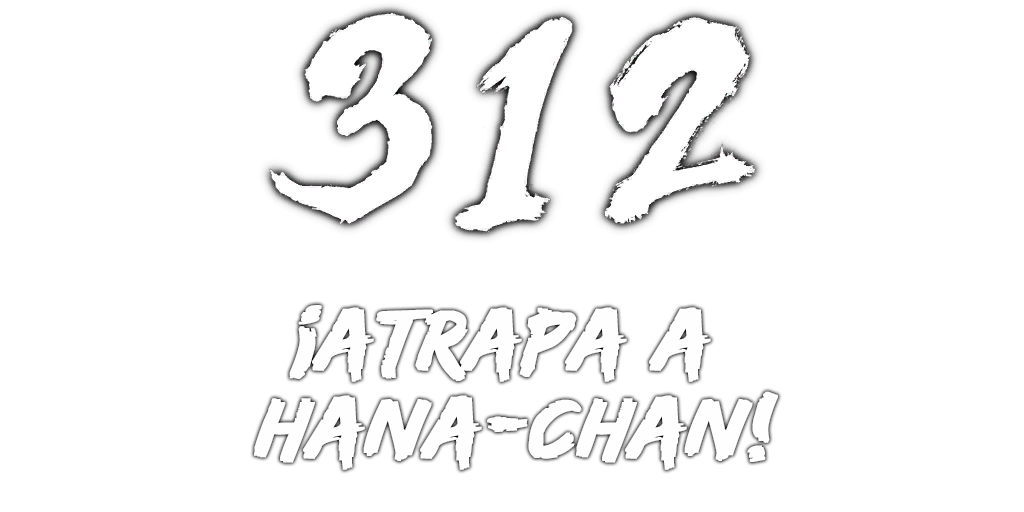
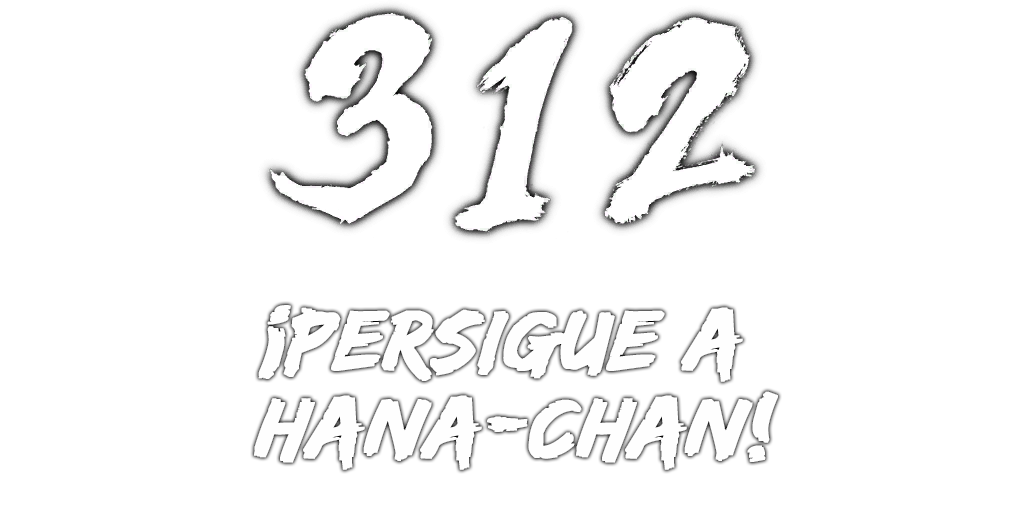
Before/after of a 1024 × 512 layered artwork. What changed in the layer stack:
renamed "¡atrapa a hana-chan!" to "¡persigue a hana-chan!", painted on it over 254, 305, 747, 386
